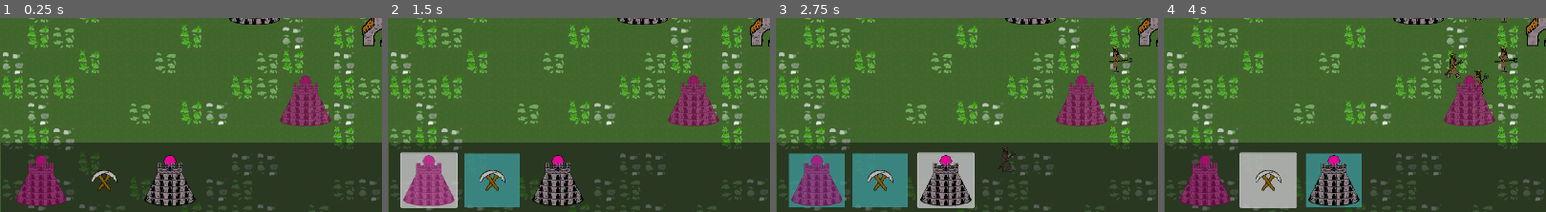
Above: before the commit, frames 1-4 (left to right).
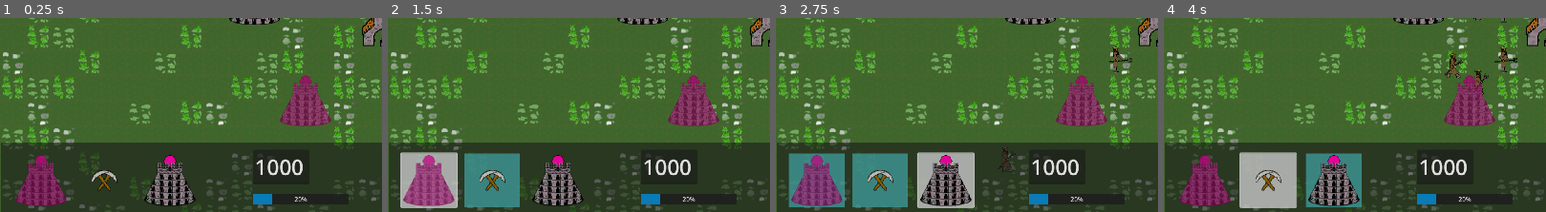
Above: after the commit, the same moments.

Repository: jaroslav2324/ludum_dare_54
Game: Godot game, scene res://scenes/main_scene.tscn
Two runs of this game, one before a commit and one after it. Both use one fixed random seed, a clock stepped at 60 frames per second and the inputs below.
Inputs (mouse positions are % of the whole screen's width and height, from its top left):
- Up to frame 1 (0.25 s): no input
- Up to frame 2 (1.5 s): click (14, 90) at 0.5 s; click (5, 90) at 1.25 s
- Up to frame 3 (2.75 s): click (22, 90) at 2 s
- Up to frame 4 (4 s): click (5, 90) at 2.75 s; click (14, 90) at 3.5 s
The pictures show only the part of the screen within x 0-50%, y 48-98%; the shares and areas given below are measured in that part.

The runs differ from the first frame. In frame 1, 1.0% of the frame differs, in the area x 66-92%, y 69-97%; in frame 2, 1.0%; in frame 3, 1.0%; in frame 4, 1.0%.

Commit message:
interface2

Diff:
--- a/scenes/interface.gd
+++ b/scenes/interface.gd
@@ -1,5 +1,6 @@
 extends Control
 
+signal mineButton
 
 # Called when the node enters the scene tree for the first time.
 func _ready():
@@ -9,3 +10,8 @@
 # Called every frame. 'delta' is the elapsed time since the previous frame.
 func _process(delta):
 	pass
+
+
+func _on_mine_button_down():
+	emit_signal("mineButton")
+	print("mine button click")
--- a/scenes/interface.tscn
+++ b/scenes/interface.tscn
@@ -31,6 +31,12 @@
 
 [sub_resource type="StyleBoxFlat" id="StyleBoxFlat_138nu"]
 bg_color = Color(0.792157, 0.792157, 0.792157, 0.784314)
+
+[sub_resource type="StyleBoxFlat" id="StyleBoxFlat_m6g6t"]
+bg_color = Color(0.113725, 0.113725, 0.113725, 0.862745)
+
+[sub_resource type="StyleBoxFlat" id="StyleBoxFlat_2r32a"]
+bg_color = Color(0, 0.631373, 0.972549, 0.701961)
 
 [node name="interface" type="Control"]
 layout_mode = 3
@@ -94,3 +100,24 @@
 theme_override_styles/pressed = SubResource("StyleBoxFlat_4nokr")
 theme_override_styles/hover = SubResource("StyleBoxFlat_i4tcj")
 theme_override_styles/hover_pressed = SubResource("StyleBoxFlat_138nu")
+
+[node name="coinCount" type="TextEdit" parent="Panel"]
+layout_mode = 0
+offset_left = 634.0
+offset_top = 18.0
+offset_right = 775.0
+offset_bottom = 105.0
+theme_override_font_sizes/font_size = 54
+text = "1000"
+
+[node name="ProgressBar" type="ProgressBar" parent="Panel"]
+layout_mode = 0
+offset_left = 634.0
+offset_top = 129.0
+offset_right = 874.0
+offset_bottom = 156.0
+theme_override_styles/background = SubResource("StyleBoxFlat_m6g6t")
+theme_override_styles/fill = SubResource("StyleBoxFlat_2r32a")
+value = 20.0
+
+[connection signal="button_down" from="Panel/mine" to="." method="_on_mine_button_down"]
--- a/scenes/main_scene.gd
+++ b/scenes/main_scene.gd
@@ -11,3 +11,8 @@
 	if Input.is_action_just_pressed("exit"):
 		get_node("menu").position =  get_node("game/gameCamera").position
 	get_node("interface").position = get_node("game/gameCamera").position - Vector2(958, -298)
+
+
+func _on_interface_mine_button():
+	print("mine button click main scene see")
+	get_node("game/construction/stone").interfaceMineButton = true
--- a/scenes/main_scene.tscn
+++ b/scenes/main_scene.tscn
@@ -26,3 +26,5 @@
 offset_top = 300.0
 offset_right = 960.0
 offset_bottom = 490.0
+
+[connection signal="mineButton" from="interface" to="." method="_on_interface_mine_button"]
--- a/scenes/stone.gd
+++ b/scenes/stone.gd
@@ -2,7 +2,7 @@
 
 var is_mouse_hovered = false
 var spell_cast_btn_pressed = false
-
+var interfaceMineButton = false
 
 
 
@@ -20,7 +20,7 @@
 # Called every frame. 'delta' is the elapsed time since the previous frame.
 func _process(delta):
 
-	if Input.is_action_just_pressed("left") and is_mouse_hovered and spell_cast_btn_pressed:
+	if Input.is_action_just_pressed("left") and is_mouse_hovered and spell_cast_btn_pressed and interfaceMineButton:
 		print("stone mine started")
 		spell_cast_btn_pressed = false
 		#var player1_node = get_node("mine/AudioStreamPlayer2D")
Not shown: 1 places in scenes/interface.tscn that only renumber resources
